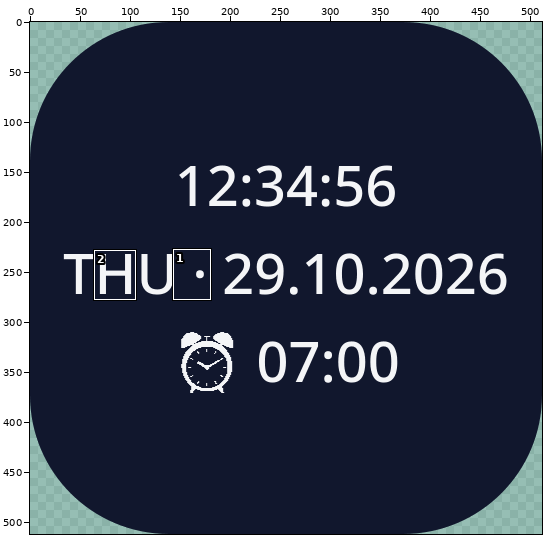
A sprite sheet gets an edit: SecondsClock/src/main/res/drawable/ic_launcher.png. Above, an overview of the earlier version with the close-up marked.
Close-up. As it was:
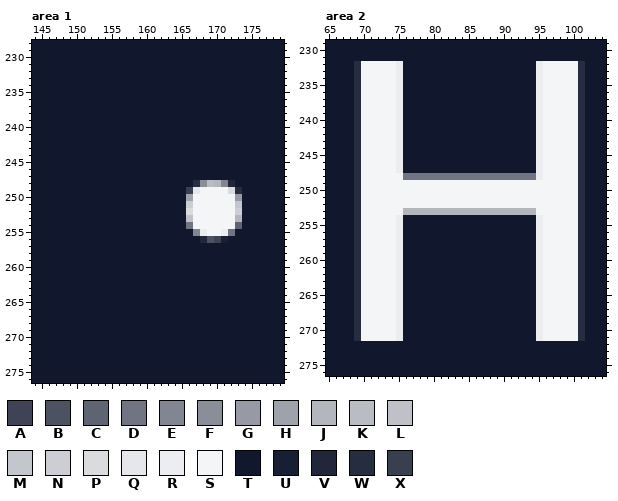
The file is 512x512 pixels. Pixels under 10% opacity are left out. Colours within 5 levels of each other are drawn and written as one. Shown: area 1: x 144..179, y 228..276; area 2: x 65..104, y 229..276. The commit also changed other parts of the picture, which this record leaves out.
Palette (. is transparent): A #3f4355  B #4d5263  C #5f6472  D #717583  E #828692  F #8a8e99  G #979aa4  H #9ea2ab  J #b4b6be  K #b9bcc3  L #bfc0c8  M #c4c6cd  N #ccced3  P #d9dbdf  Q #e6e7ea  R #ecedf0  S #f4f5f7  T #11172d  U #181e34  V #21263b  W #272d41  X #393e51
Pixels before, area 1, first column x 144:
228 TTTTTTTTTTTTTTTTTTTTTTTTTTTTTTTTTTTT
229 TTTTTTTTTTTTTTTTTTTTTTTTTTTTTTTTTTTT
230 TTTTTTTTTTTTTTTTTTTTTTTTTTTTTTTTTTTT
231 TTTTTTTTTTTTTTTTTTTTTTTTTTTTTTTTTTTT
232 TTTTTTTTTTTTTTTTTTTTTTTTTTTTTTTTTTTT
233 TTTTTTTTTTTTTTTTTTTTTTTTTTTTTTTTTTTT
234 TTTTTTTTTTTTTTTTTTTTTTTTTTTTTTTTTTTT
235 TTTTTTTTTTTTTTTTTTTTTTTTTTTTTTTTTTTT
236 TTTTTTTTTTTTTTTTTTTTTTTTTTTTTTTTTTTT
237 TTTTTTTTTTTTTTTTTTTTTTTTTTTTTTTTTTTT
238 TTTTTTTTTTTTTTTTTTTTTTTTTTTTTTTTTTTT
239 TTTTTTTTTTTTTTTTTTTTTTTTTTTTTTTTTTTT
240 TTTTTTTTTTTTTTTTTTTTTTTTTTTTTTTTTTTT
241 TTTTTTTTTTTTTTTTTTTTTTTTTTTTTTTTTTTT
242 TTTTTTTTTTTTTTTTTTTTTTTTTTTTTTTTTTTT
243 TTTTTTTTTTTTTTTTTTTTTTTTTTTTTTTTTTTT
244 TTTTTTTTTTTTTTTTTTTTTTTTTTTTTTTTTTTT
245 TTTTTTTTTTTTTTTTTTTTTTTTTTTTTTTTTTTT
246 TTTTTTTTTTTTTTTTTTTTTTTTTTTTTTTTTTTT
247 TTTTTTTTTTTTTTTTTTTTTTTTTTTTTTTTTTTT
248 TTTTTTTTTTTTTTTTTTTTTTTWFKJEVTTTTTTT
249 TTTTTTTTTTTTTTTTTTTTTTXQSSSSPWTTTTTT
250 TTTTTTTTTTTTTTTTTTTTTTHSSSSSSGTTTTTT
251 TTTTTTTTTTTTTTTTTTTTTTNSSSSSSMTTTTTT
252 TTTTTTTTTTTTTTTTTTTTTTPSSSSSSNTTTTTT
253 TTTTTTTTTTTTTTTTTTTTTTLSSSSSSJTTTTTT
254 TTTTTTTTTTTTTTTTTTTTTTDSSSSSSCTTTTTT
255 TTTTTTTTTTTTTTTTTTTTTTTERSSRDTTTTTTT
256 TTTTTTTTTTTTTTTTTTTTTTTTVBAUTTTTTTTT
257 TTTTTTTTTTTTTTTTTTTTTTTTTTTTTTTTTTTT
258 TTTTTTTTTTTTTTTTTTTTTTTTTTTTTTTTTTTT
259 TTTTTTTTTTTTTTTTTTTTTTTTTTTTTTTTTTTT
260 TTTTTTTTTTTTTTTTTTTTTTTTTTTTTTTTTTTT
261 TTTTTTTTTTTTTTTTTTTTTTTTTTTTTTTTTTTT
262 TTTTTTTTTTTTTTTTTTTTTTTTTTTTTTTTTTTT
263 TTTTTTTTTTTTTTTTTTTTTTTTTTTTTTTTTTTT
264 TTTTTTTTTTTTTTTTTTTTTTTTTTTTTTTTTTTT
265 TTTTTTTTTTTTTTTTTTTTTTTTTTTTTTTTTTTT
266 TTTTTTTTTTTTTTTTTTTTTTTTTTTTTTTTTTTT
267 TTTTTTTTTTTTTTTTTTTTTTTTTTTTTTTTTTTT
268 TTTTTTTTTTTTTTTTTTTTTTTTTTTTTTTTTTTT
269 TTTTTTTTTTTTTTTTTTTTTTTTTTTTTTTTTTTT
270 TTTTTTTTTTTTTTTTTTTTTTTTTTTTTTTTTTTT
271 TTTTTTTTTTTTTTTTTTTTTTTTTTTTTTTTTTTT
272 TTTTTTTTTTTTTTTTTTTTTTTTTTTTTTTTTTTT
273 TTTTTTTTTTTTTTTTTTTTTTTTTTTTTTTTTTTT
274 TTTTTTTTTTTTTTTTTTTTTTTTTTTTTTTTTTTT
275 TTTTTTTTTTTTTTTTTTTTTTTTTTTTTTTTTTTT
276 TTTTTTTTTTTTTTTTTTTTTTTTTTTTTTTTTTTT
Pixels before, area 2, first column x 65:
229 TTTTTTTTTTTTTTTTTTTTTTTTTTTTTTTTTTTTTTTT
230 TTTTTTTTTTTTTTTTTTTTTTTTTTTTTTTTTTTTTTTT
231 TTTTTTTTTTTTTTTTTTTTTTTTTTTTTTTTTTTTTTTT
232 TTTTWSSSSSRTTTTTTTTTTTTTTTTTTTRSSSSSWTTT
233 TTTTWSSSSSRTTTTTTTTTTTTTTTTTTTRSSSSSWTTT
234 TTTTWSSSSSRTTTTTTTTTTTTTTTTTTTRSSSSSWTTT
235 TTTTWSSSSSRTTTTTTTTTTTTTTTTTTTRSSSSSWTTT
236 TTTTWSSSSSRTTTTTTTTTTTTTTTTTTTRSSSSSWTTT
237 TTTTWSSSSSRTTTTTTTTTTTTTTTTTTTRSSSSSWTTT
238 TTTTWSSSSSRTTTTTTTTTTTTTTTTTTTRSSSSSWTTT
239 TTTTWSSSSSRTTTTTTTTTTTTTTTTTTTRSSSSSWTTT
240 TTTTWSSSSSRTTTTTTTTTTTTTTTTTTTRSSSSSWTTT
241 TTTTWSSSSSRTTTTTTTTTTTTTTTTTTTRSSSSSWTTT
242 TTTTWSSSSSRTTTTTTTTTTTTTTTTTTTRSSSSSWTTT
243 TTTTWSSSSSRTTTTTTTTTTTTTTTTTTTRSSSSSWTTT
244 TTTTWSSSSSRTTTTTTTTTTTTTTTTTTTRSSSSSWTTT
245 TTTTWSSSSSRTTTTTTTTTTTTTTTTTTTRSSSSSWTTT
246 TTTTWSSSSSRTTTTTTTTTTTTTTTTTTTRSSSSSWTTT
247 TTTTWSSSSSRTTTTTTTTTTTTTTTTTTTRSSSSSWTTT
248 TTTTWSSSSSSDDDDDDDDDDDDDDDDDDDRSSSSSWTTT
249 TTTTWSSSSSSSSSSSSSSSSSSSSSSSSSSSSSSSWTTT
250 TTTTWSSSSSSSSSSSSSSSSSSSSSSSSSSSSSSSWTTT
251 TTTTWSSSSSSSSSSSSSSSSSSSSSSSSSSSSSSSWTTT
252 TTTTWSSSSSSSSSSSSSSSSSSSSSSSSSSSSSSSWTTT
253 TTTTWSSSSSSJJJJJJJJJJJJJJJJJJJSSSSSSWTTT
254 TTTTWSSSSSRTTTTTTTTTTTTTTTTTTTRSSSSSWTTT
255 TTTTWSSSSSRTTTTTTTTTTTTTTTTTTTRSSSSSWTTT
256 TTTTWSSSSSRTTTTTTTTTTTTTTTTTTTRSSSSSWTTT
257 TTTTWSSSSSRTTTTTTTTTTTTTTTTTTTRSSSSSWTTT
258 TTTTWSSSSSRTTTTTTTTTTTTTTTTTTTRSSSSSWTTT
259 TTTTWSSSSSRTTTTTTTTTTTTTTTTTTTRSSSSSWTTT
260 TTTTWSSSSSRTTTTTTTTTTTTTTTTTTTRSSSSSWTTT
261 TTTTWSSSSSRTTTTTTTTTTTTTTTTTTTRSSSSSWTTT
262 TTTTWSSSSSRTTTTTTTTTTTTTTTTTTTRSSSSSWTTT
263 TTTTWSSSSSRTTTTTTTTTTTTTTTTTTTRSSSSSWTTT
264 TTTTWSSSSSRTTTTTTTTTTTTTTTTTTTRSSSSSWTTT
265 TTTTWSSSSSRTTTTTTTTTTTTTTTTTTTRSSSSSWTTT
266 TTTTWSSSSSRTTTTTTTTTTTTTTTTTTTRSSSSSWTTT
267 TTTTWSSSSSRTTTTTTTTTTTTTTTTTTTRSSSSSWTTT
268 TTTTWSSSSSRTTTTTTTTTTTTTTTTTTTRSSSSSWTTT
269 TTTTWSSSSSRTTTTTTTTTTTTTTTTTTTRSSSSSWTTT
270 TTTTWSSSSSRTTTTTTTTTTTTTTTTTTTRSSSSSWTTT
271 TTTTWSSSSSRTTTTTTTTTTTTTTTTTTTRSSSSSWTTT
272 TTTTTTTTTTTTTTTTTTTTTTTTTTTTTTTTTTTTTTTT
273 TTTTTTTTTTTTTTTTTTTTTTTTTTTTTTTTTTTTTTTT
274 TTTTTTTTTTTTTTTTTTTTTTTTTTTTTTTTTTTTTTTT
275 TTTTTTTTTTTTTTTTTTTTTTTTTTTTTTTTTTTTTTTT
276 TTTTTTTTTTTTTTTTTTTTTTTTTTTTTTTTTTTTTTTT
New version:
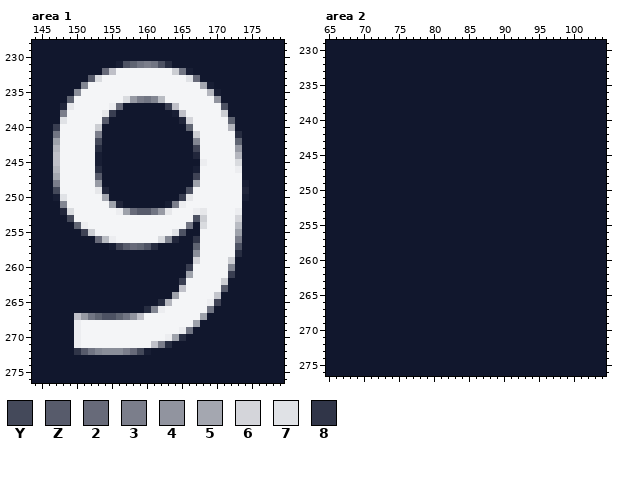
Colours new in this view: Y #44495a  Z #575b6b  2 #676a79  3 #7b7e8b  4 #91949f  5 #a4a7b0  6 #d4d5da  7 #e0e2e6  8 #303548
Diff:
Area 1:
y 231: x 156..163 TTTTTTTT -> UBCD3DBW
y 232: x 154..166 TTTTTTTTTTTTT -> 2LSSSSSSSSNDU
y 233: x 152..167 TTTTTTTTTTTTTTTT -> ZPSSSSSSSSSSSS72
y 234: x 151..169 TTTTTTTTTTTTTTTTTTT -> ESSSSSSSSSSSSSSSS5U
y 235: x 150..170 TTTTTTTTTTTTTTTTTTTTT -> FSSSSSSSSSSSSSSSSSSJU
y 236: x 149..170 TTTTTTTTTTTTTTTTTTTTTT -> CSSSSSSSPG3DEKSSSSSSS4
y 237: x 148..156 TTTTTTTTT -> VQSSSSSR2; x 163..171 TTTTTTTTT -> XLSSSSSSB
y 238: x 148..155 TTTTTTTT -> 3SSSSSQX; x 164..171 TTTTTTTT -> ULSSSSSN
y 239: x 148..154 TTTTTTT -> 7SSSSSZ; x 165..172 TTTTTTTT -> V6SSSSSC
y 240: x 147..153 TTTTTTT -> XSSSSSN; x 166..172 TTTTTTT -> CSSSSSJ
y 241: x 147..153 TTTTTTT -> DSSSSS3; x 167..173 TTTTTTT -> NSSSSSW
y 242: x 147..153 TTTTTTT -> HSSSSSY; x 167..173 TTTTTTT -> ESSSSSC
y 243: x 147..153 TTTTTTT -> JSSSSSW; x 167..173 TTTTTTT -> ASSSSSG
y 244: x 147..153 TTTTTTT -> LSSSSSU; x 167..173 TTTTTTT -> VSSSSSJ
y 245: x 147..153 TTTTTTT -> LSSSSSU; x 168..173 TTTTTT -> RSSSSP
y 246: x 147..153 TTTTTTT -> JSSSSSW; x 167..173 TTTTTTT -> USSSSSR
y 247: x 147..153 TTTTTTT -> 5SSSSSZ; x 167..173 TTTTTTT -> ASSSSSS
y 248: x 147..153 TTTTTTT -> 3SSSSSG; x 167..174 WFKJEVTT -> HSSSSSSU
y 249: x 147..154 TTTTTTTT -> YSSSSSQV; x 166..167 XQ -> BS; x 172..174 PWT -> SSV
y 250: x 147..154 TTTTTTTT -> U7SSSSS5; x 165..166 TH -> XQ; x 173..174 GT -> SU
y 251: x 148..156 TTTTTTTTT -> ESSSSSSHV; x 163..166 TTTN -> U3RS; x 173 M -> S
y 252: x 148..168 TTTTTTTTTTTTTTTTTTPSS -> VPSSSSSSRH2ZZDGQSSSRQ; x 173 N -> R
y 253: x 149..168 TTTTTTTTTTTTTTTTTLSS -> YSSSSSSSSSSSSSSSSSBN; x 173 J -> 6
y 254: x 150..165 TTTTTTTTTTTTTTTT -> CRSSSSSSSSSSSSSS; x 167..168 SS -> TP; x 173 C -> K
y 255: x 151..165 TTTTTTTTTTTTTTT -> ANSSSSSSSSSSS7B; x 167..168 ER -> TS; x 171..173 RDT -> SSH
y 256: x 153..164 TTTTTTTTTTTT -> 2KRSSSSSSPEV; x 167..173 TVBAUTT -> 8SSSSS3
y 257: x 155..161 TTTTTTT -> UAZ2CBW; x 167..173 TTTTTTT -> CSSSSSB
y 258: x 167..173 TTTTTTT -> FSSSSSW
y 259: x 167..172 TTTTTT -> 6SSSSN
y 260: x 166..172 TTTTTTT -> XSSSSSE
y 261: x 166..172 TTTTTTT -> HSSSSSX
y 262: x 165..171 TTTTTTT -> XSSSSSN
y 263: x 165..171 TTTTTTT -> LSSSSSZ
y 264: x 164..170 TTTTTTT -> HSSSSSM
y 265: x 162..170 TTTTTTTTT -> WJSSSSSRA
y 266: x 160..169 TTTTTTTTTT -> WERSSSSSSD
y 267: x 150..168 TTTTTTTTTTTTTTTTTTT -> LGDCBBCD4LSSSSSSSSH
y 268: x 150..167 TTTTTTTTTTTTTTTTTT -> RSSSSSSSSSSSSSSSSH
y 269: x 150..166 TTTTTTTTTTTTTTTTT -> RSSSSSSSSSSSSSSRD
y 270: x 150..165 TTTTTTTTTTTTTTTT -> RSSSSSSSSSSSSRHW
y 271: x 150..163 TTTTTTTTTTTTTT -> RSSSSSSSSSSL3W
y 272: x 150..160 TTTTTTTTTTT -> 8ZDEFFF32YU
Area 2:
y 232..247: x 69..75 WSSSSSR -> TTTTTTT; x 95..101 RSSSSSW -> TTTTTTT
y 248: x 69..101 WSSSSSSDDDDDDDDDDDDDDDDDDDRSSSSSW -> TTTTTTTTTTTTTTTTTTTTTTTTTTTTTTTTT
y 249..252: x 69..101 WSSSSSSSSSSSSSSSSSSSSSSSSSSSSSSSW -> TTTTTTTTTTTTTTTTTTTTTTTTTTTTTTTTT
y 253: x 69..101 WSSSSSSJJJJJJJJJJJJJJJJJJJSSSSSSW -> TTTTTTTTTTTTTTTTTTTTTTTTTTTTTTTTT
y 254..271: x 69..75 WSSSSSR -> TTTTTTT; x 95..101 RSSSSSW -> TTTTTTT
Boxes around the changes in both close-ups, in picture pixels (x1, y1, x2, y2):
changed: (53, 61, 249, 355)
changed: (354, 61, 585, 341)
